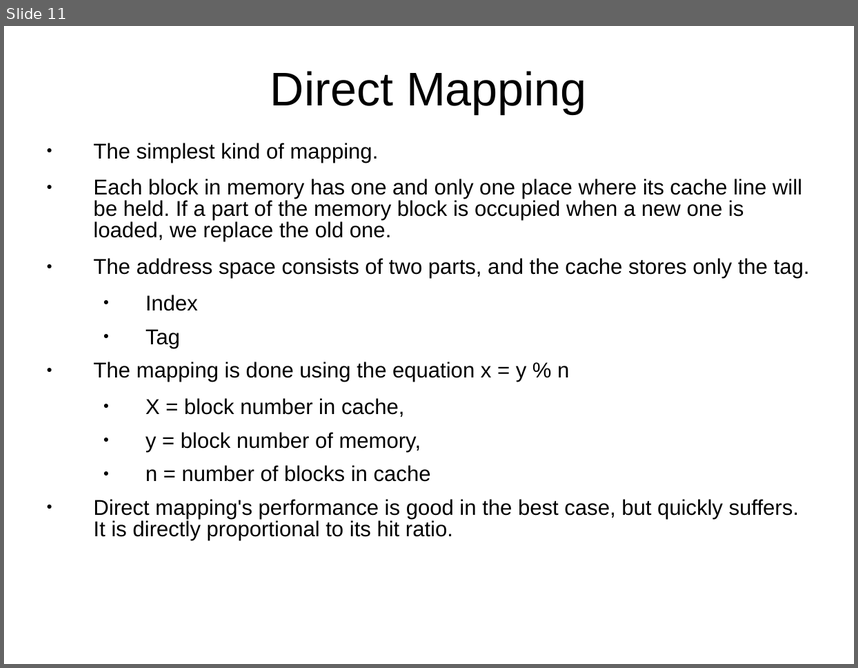
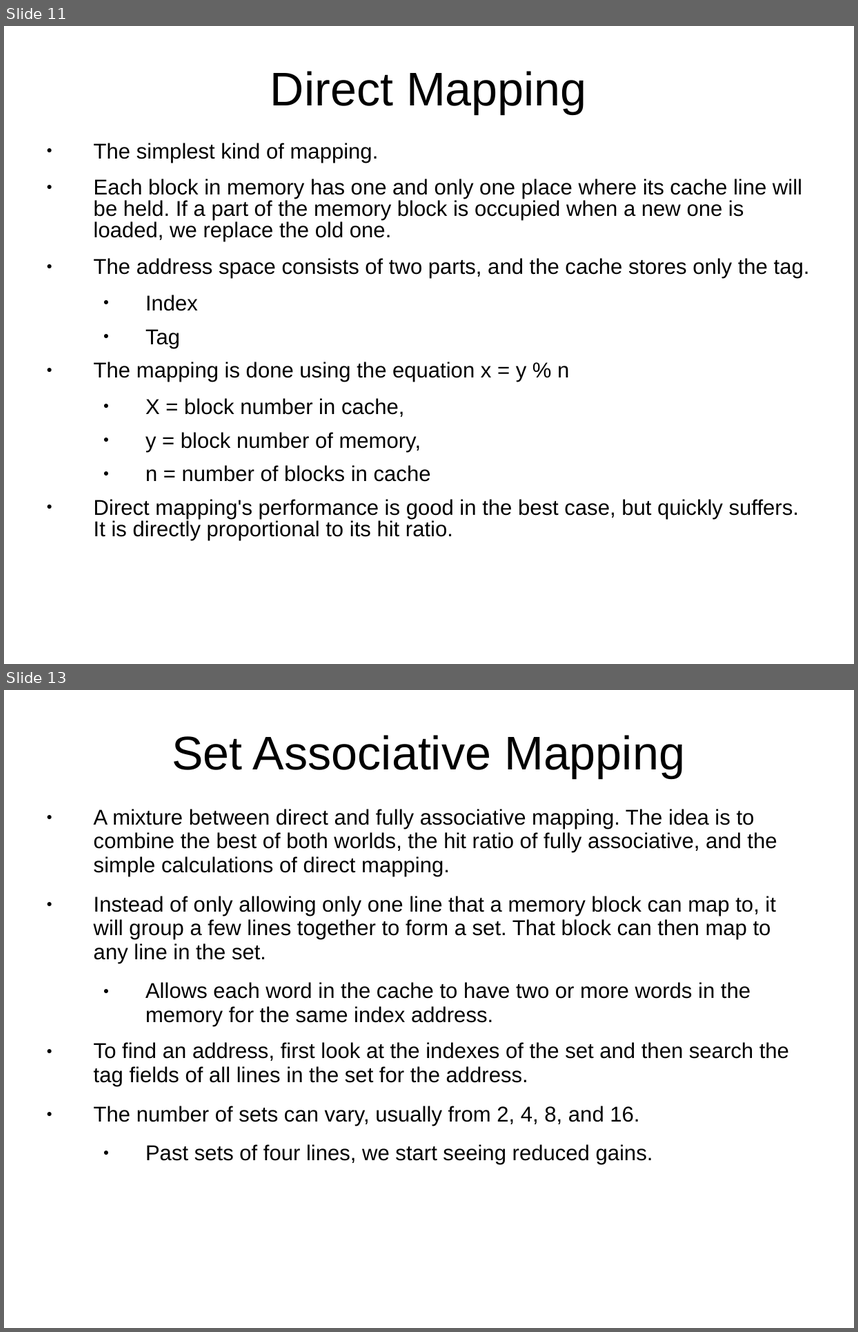
Before and after one commit to Gibbedboy/CSCI-460-Presentation, a slide deck: CacheMemory.ppt. Shown one above the other, each under a label of ours: slide 11 before the commit, slides 11 and 13 after it; the slides between them are not shown. The pictures are 858x668 and 858x1332 pixels, drawn with LibreOffice and Linux fonts; fonts in the diff are those of the drawing. Boxes give left, top, right and bottom in pixels: in the first picture for what was removed or moved away, otherwise in the second. Text is boxed around its words. In the diff, an @@ line names an element or a change of style, - is before the commit and + after.

Commit message:
Cache Mapping Done

```diff
--- a/CacheMemory.ppt
+++ b/CacheMemory.ppt
@@ slide 13 added at <box>4,690,854,1328</box>, background #FFFFFF @@
@@ title added at <box>172,735,685,778</box>, 44 pt, text #000000 @@
+Set Associative Mapping
@@ text added at <box>94,809,789,1165</box>, 20 pt, text #000000 @@
+● A mixture between direct and fully associative mapping. The idea is to combine the best of both worlds, the hit ratio of fully associative, and the simple calculations of direct mapping.
+● Instead of only allowing only one line that a memory block can map to, it will group a few lines together to form a set. That block can then map to any line in the set.
+  ● Allows each word in the cache to have two or more words in the memory for the same index address.
+● To find an address, first look at the indexes of the set and then search the tag fields of all lines in the set for the address.
+● The number of sets can vary, usually from 2, 4, 8, and 16.
+  ● Past sets of four lines, we start seeing reduced gains.
```
Also in this commit, not shown: 4 other slides added, 3 slides removed, 1 other file.
